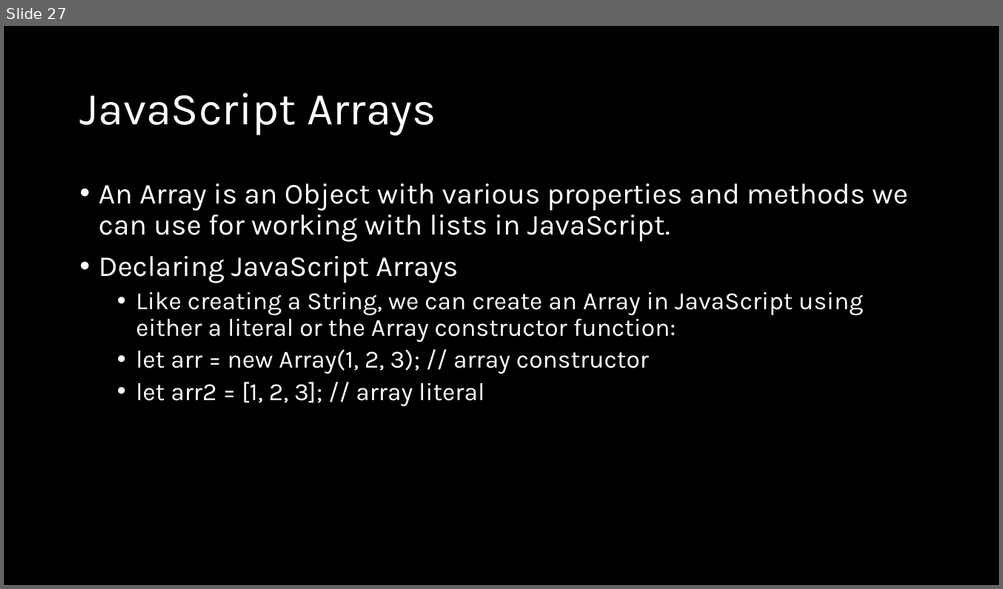
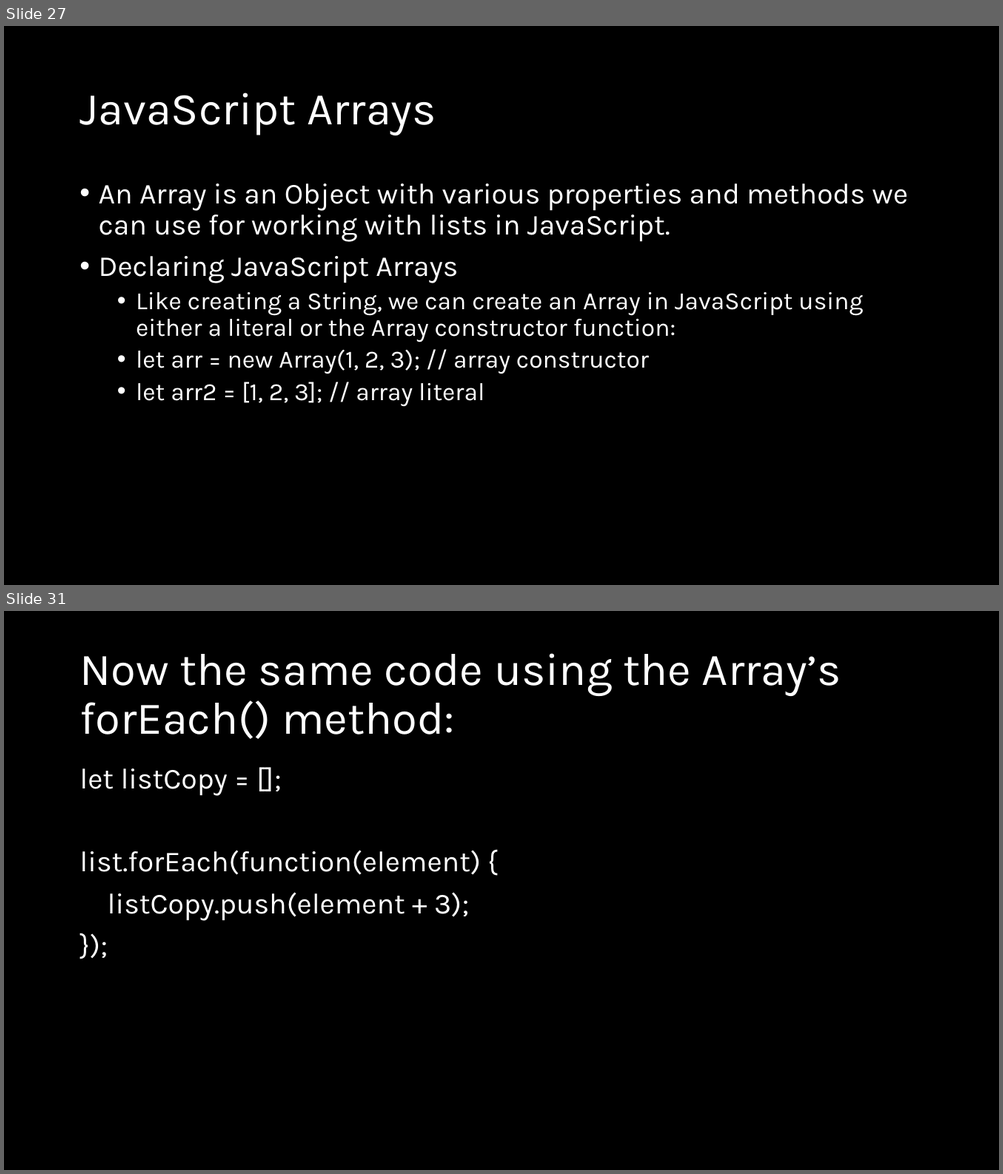
Before and after one commit to natiquekeyin/fall2024, a slide deck: JavaScript/Week3/Week3.pptx. Shown one above the other, each under a label of ours: slide 27 before the commit, slides 27 and 31 after it; the slides between them are not shown. The pictures are 1003x589 and 1003x1174 pixels, drawn with LibreOffice and Linux fonts; fonts in the diff are those of the drawing. Boxes give left, top, right and bottom in pixels: in the first picture for what was removed or moved away, otherwise in the second. Text is boxed around its words. In the diff, an @@ line names an element or a change of style, - is before the commit and + after.

```diff
--- a/JavaScript/Week3/Week3.pptx
+++ b/JavaScript/Week3/Week3.pptx
@@ slide 31 added at box(4, 611, 999, 1170), background #000000 @@
@@ title added at box(79, 653, 841, 739), 44 pt, text #FFFFFF @@
+Now the same code using the Array’s forEach() method:
@@ text added at box(79, 769, 480, 921), 28 pt, text #FFFFFF @@
+let listCopy = [];
+list.forEach(function(element) {
+listCopy.push(element + 3);
+});
```
Also in this commit, not shown: 1 slide changed, 6 other slides added, 1 other file.
